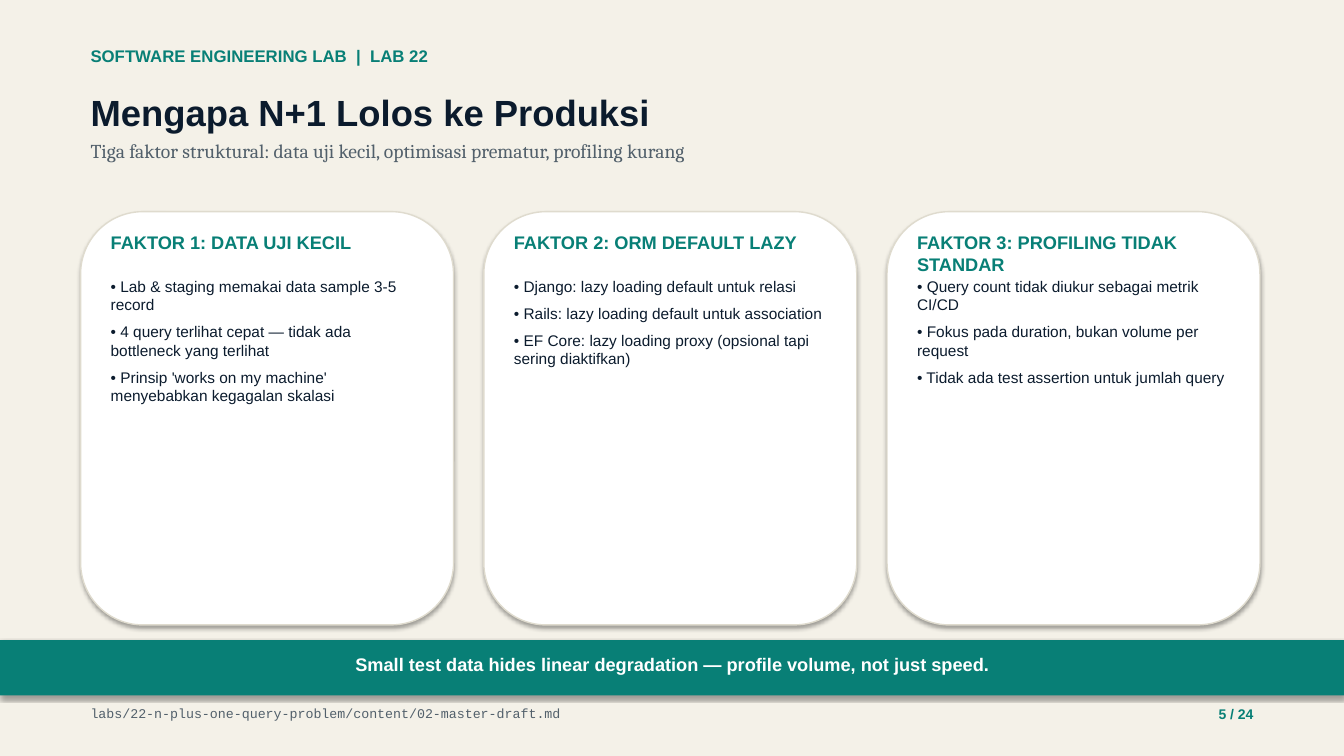
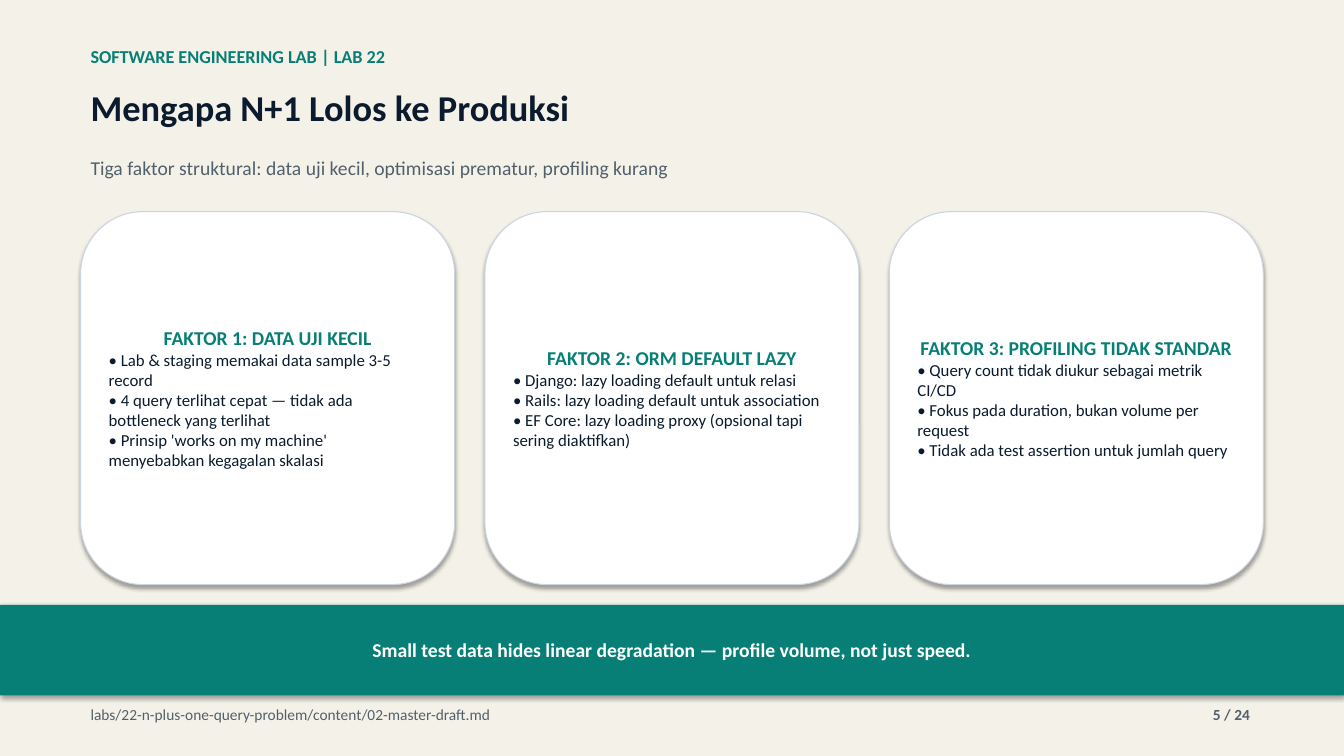
Before and after one commit to lukman-ss/software-engineering-lab, a slide deck: slide 5 of labs/22-n-plus-one-query-problem/result/linkedin/lab-22-n-plus-one-query-problem-carousel.pptx. Drawn at 1344x756 pixels with LibreOffice and Linux fonts; fonts in the diff are those of the drawing. Boxes give left, top, right and bottom in pixels: in the first picture for what was removed or moved away, otherwise in the second. Text is boxed around its words. In the diff, an @@ line names an element or a change of style, - is before the commit and + after.

Commit message:
feat(22-n-plus-one-query-problem): save and integrate content_def.py publication builder

```diff
--- a/labs/22-n-plus-one-query-problem/result/linkedin/lab-22-n-plus-one-query-problem-carousel.pptx
+++ b/labs/22-n-plus-one-query-problem/result/linkedin/lab-22-n-plus-one-query-problem-carousel.pptx
@@ text "SOFTWARE ENGINEERING LAB | LAB ..." at bbox=[91, 51, 385, 63]: size 12 to 13 pt, font Arial to Calibri @@
@@ text "Mengapa N+1 Lolos ke Produksi" at bbox=[91, 95, 569, 127]: font Arial to Calibri @@
@@ text at bbox=[91, 144, 684, 162]: paragraph removed @@
-Tiga faktor struktural: data uji kecil, optimisasi prematur, profiling kurang
@@ text added at bbox=[91, 161, 667, 179], 14 pt, text #52606B @@
+Tiga faktor struktural: data uji kecil, optimisasi prematur, profiling kurang
@@ rounded rectangle "FAKTOR 1: DATA UJI KECIL": place and size @@
-rounded rectangle "FAKTOR 1: DATA UJI KECIL" at bbox=[111, 281, 396, 404]
+rounded rectangle "FAKTOR 1: DATA UJI KECIL" at bbox=[81, 212, 455, 585]
@@ rounded rectangle removed at bbox=[81, 212, 454, 625] @@
@@ text removed at bbox=[111, 236, 352, 249] @@
-FAKTOR 1: DATA UJI KECIL
@@ rounded rectangle removed at bbox=[484, 212, 857, 625] @@
@@ vertical alignment top to middle; fill none to #FFFFFF; outline none to #CBD5E1 0.75 pt; shadow on in 3 elements at bbox=[81, 212, 455, 585], bbox=[889, 212, 1263, 585], bbox=[485, 212, 859, 585] @@
@@ rounded rectangle "FAKTOR 2: ORM DEFAULT LAZY": place and size @@
-rounded rectangle "FAKTOR 2: ORM DEFAULT LAZY" at bbox=[514, 281, 822, 367]
+rounded rectangle "FAKTOR 2: ORM DEFAULT LAZY" at bbox=[485, 212, 859, 585]
@@ text removed at bbox=[514, 236, 796, 249] @@
-FAKTOR 2: ORM DEFAULT LAZY
@@ rounded rectangle removed at bbox=[887, 212, 1260, 625] @@
@@ rounded rectangle "FAKTOR 3: PROFILING TIDAK STANDAR": place and size @@
-rounded rectangle "FAKTOR 3: PROFILING TIDAK STANDAR" at bbox=[917, 281, 1225, 386]
+rounded rectangle "FAKTOR 3: PROFILING TIDAK STANDAR" at bbox=[889, 212, 1263, 585]
@@ text removed at bbox=[917, 236, 1178, 271] @@
-FAKTOR 3: PROFILING TIDAK STANDAR
@@ text in rounded rectangle at bbox=[109, 354, 391, 469]: size 11 to 12 pt, font Arial to Calibri in "• Lab & staging memakai data sample ...", "• 4 query terlihat cepat — tidak ...", "• Prinsip 'works on my machine' menyebabkan ..."; less space between paragraphs @@
@@ text in rounded rectangle at bbox=[164, 332, 371, 345]: paragraph added @@
+FAKTOR 1: DATA UJI KECIL
@@ text in rounded rectangle at bbox=[547, 352, 797, 365]: paragraph added @@
+FAKTOR 2: ORM DEFAULT LAZY
@@ text in rounded rectangle at bbox=[920, 342, 1232, 355]: paragraph added @@
+FAKTOR 3: PROFILING TIDAK STANDAR
@@ text in rounded rectangle at bbox=[513, 374, 820, 449]: size 11 to 12 pt, font Arial to Calibri in "• Django: lazy loading default untuk relasi", "• Rails: lazy loading default untuk association", "• EF Core: lazy loading proxy (opsional ..."; less space between paragraphs @@
@@ text in rounded rectangle at bbox=[917, 364, 1227, 459]: size 11 to 12 pt, font Arial to Calibri in "• Query count tidak diukur sebagai metrik ...", "• Fokus pada duration, bukan volume per ...", "• Tidak ada test assertion untuk jumlah ..."; less space between paragraphs @@
@@ rectangle "Small test data hides linear ...": place and size @@
-rectangle "Small test data hides linear ..." at bbox=[355, 657, 989, 675]
+rectangle "Small test data hides linear ..." at bbox=[0, 605, 1344, 696]
@@ rectangle "Small test data hides linear ..." at bbox=[0, 605, 1344, 696]: size 13 to 14 pt, font Arial to Calibri; vertical alignment top to middle; fill none to #087F76; shadow on @@
@@ rectangle removed at bbox=[0, 640, 1344, 696] @@
@@ text "labs/22-n-plus-one-query-problem/content/02-master-draft.md" at bbox=[91, 709, 491, 723]: size 9.5 to 11 pt, font Courier New to Calibri @@
@@ text "5 / 24" at bbox=[1213, 710, 1250, 720]: size 10 to 11 pt, font Arial to Calibri, text colour #087F76 to #52606B @@
```
Also in this commit, not shown: 23 other slides changed, 4 other files.
